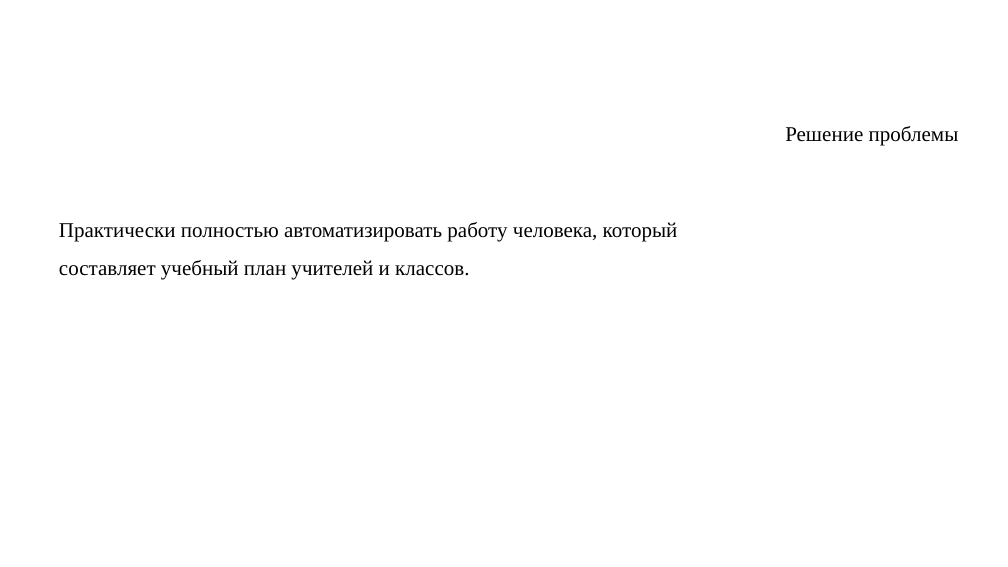
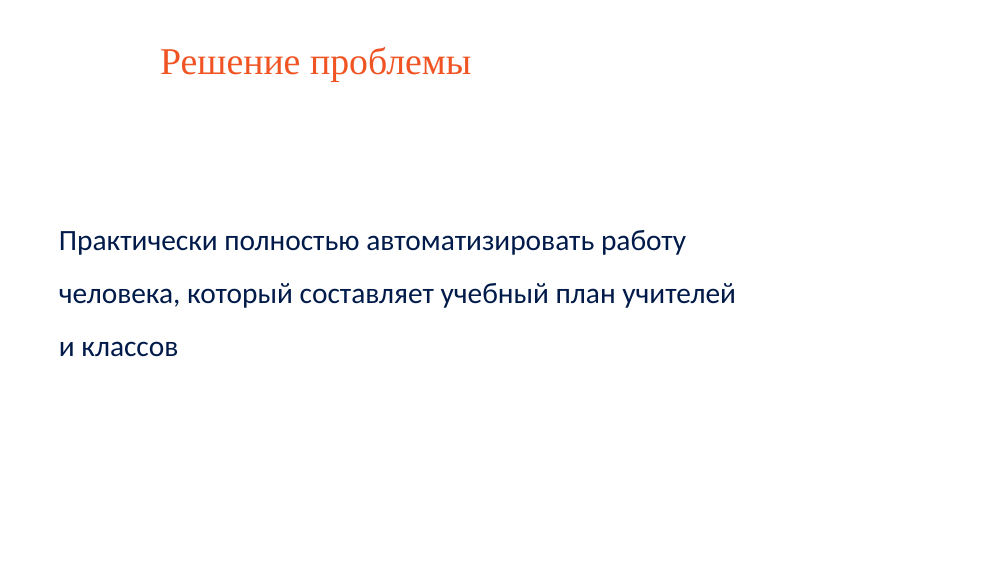
Before and after one commit to saaasssska/helper_by_school, a slide deck: slide 3 of Documentation/project.pptx. Drawn at 1008x567 pixels with LibreOffice and Linux fonts; fonts in the diff are those of the drawing; background and template pictures are left out. Boxes give left, top, right and bottom in pixels: in the first picture for what was removed or moved away, otherwise in the second. Text is boxed around its words. In the diff, an @@ line names an element or a change of style, - is before the commit and + after.

```diff
--- a/Documentation/project.pptx
+++ b/Documentation/project.pptx
@@ text "Решение проблемы": place and size @@
-text "Решение проблемы" at [785, 126, 959, 146]
+text "Решение проблемы" at [160, 47, 471, 82]
@@ text "Решение проблемы" at [160, 47, 471, 82]: size 20 to 36 pt, text colour #000000 to #F05423 @@
@@ text at [59, 230, 736, 357]: text changed; size 20 to 28 pt; font Times New Roman to Calibri; text colour #000000 to #001A4A @@
-Практически полностью автоматизировать работу человека, который составляет учебный план учителей и классов.
+Практически полностью автоматизировать работу человека, который составляет учебный план учителей и классов
```
Also in this commit, not shown: 10 other slides changed.
